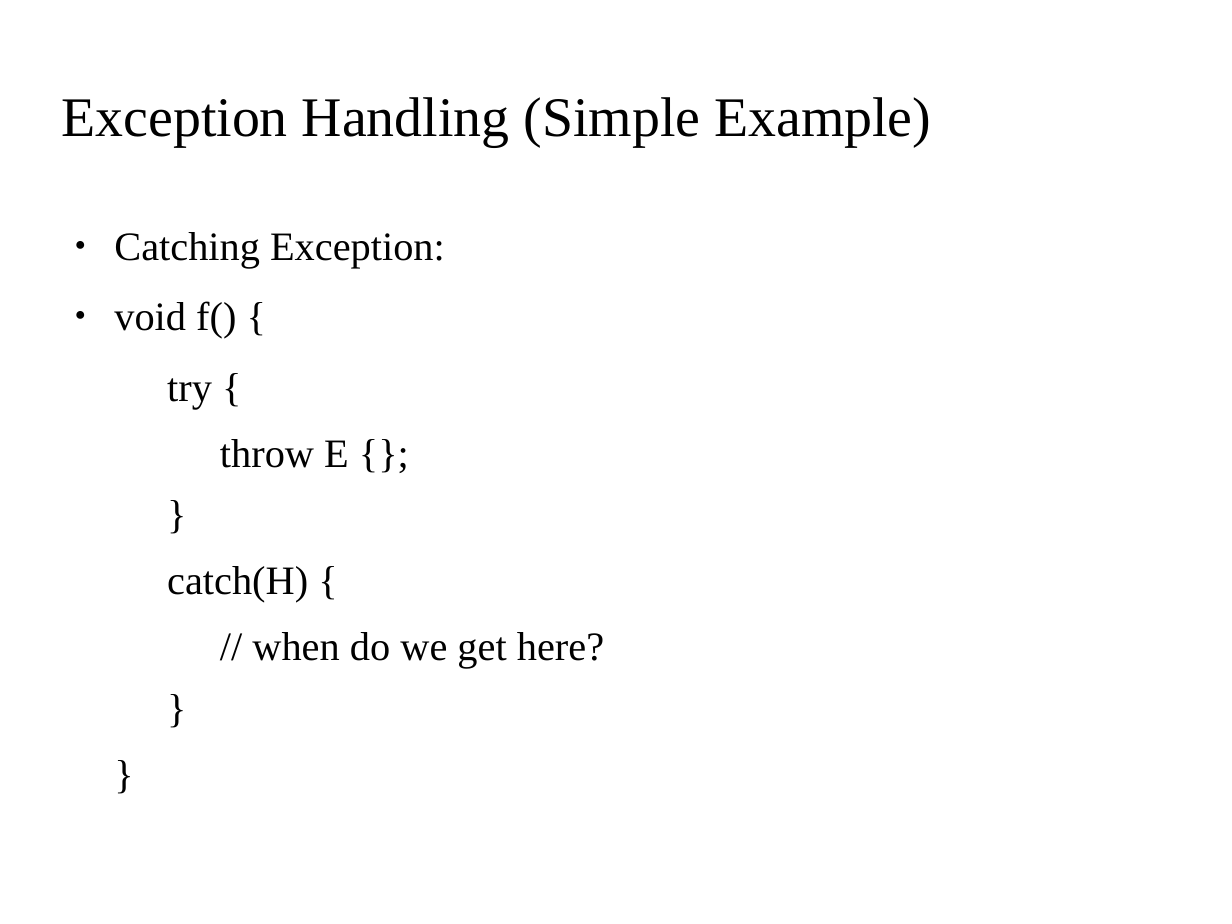
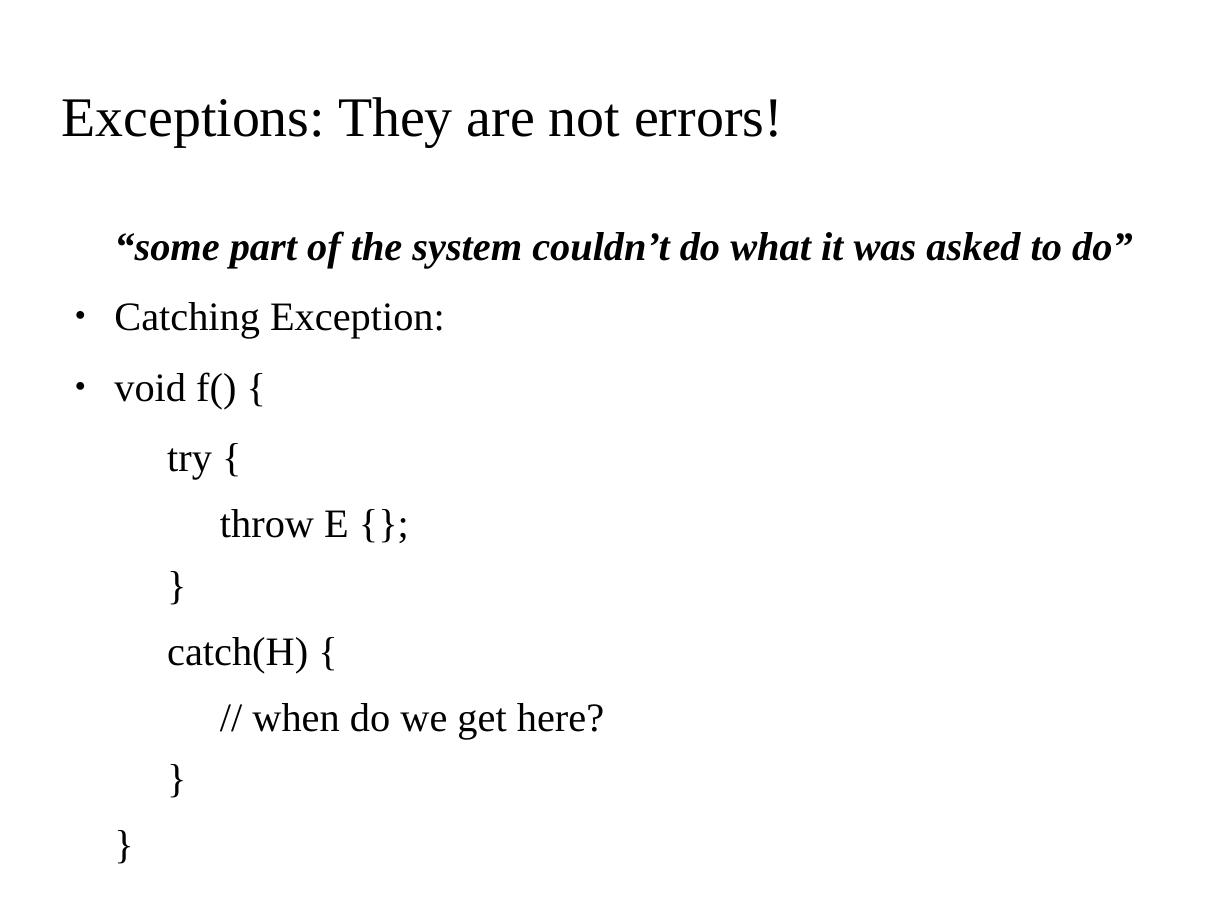
Before and after one commit to kks32/cpp-software-development, a slide deck: slide 2 of Ex10_Exception_Handling_II/Ex10_Exception_Handling_II.odp. Drawn at 1232x924 pixels with LibreOffice and Linux fonts; fonts in the diff are those of the drawing; background and template pictures are left out. Boxes give left, top, right and bottom in pixels: in the first picture for what was removed or moved away, otherwise in the second. Text is boxed around its words. In the diff, an @@ line names an element or a change of style, - is before the commit and + after.

Commit message:
Multiple Exceptions

```diff
--- a/Ex10_Exception_Handling_II/Ex10_Exception_Handling_II.odp
+++ b/Ex10_Exception_Handling_II/Ex10_Exception_Handling_II.odp
@@ title at bbox=[62, 97, 783, 147]: text changed @@
-Exception Handling (Simple Example)
+Exceptions: They are not errors!
@@ text at bbox=[114, 231, 1133, 268]: paragraph added @@
+“some part of the system couldn’t do what it was asked to do”
```
Also in this commit, not shown: 6 slides added, 4 other files.
